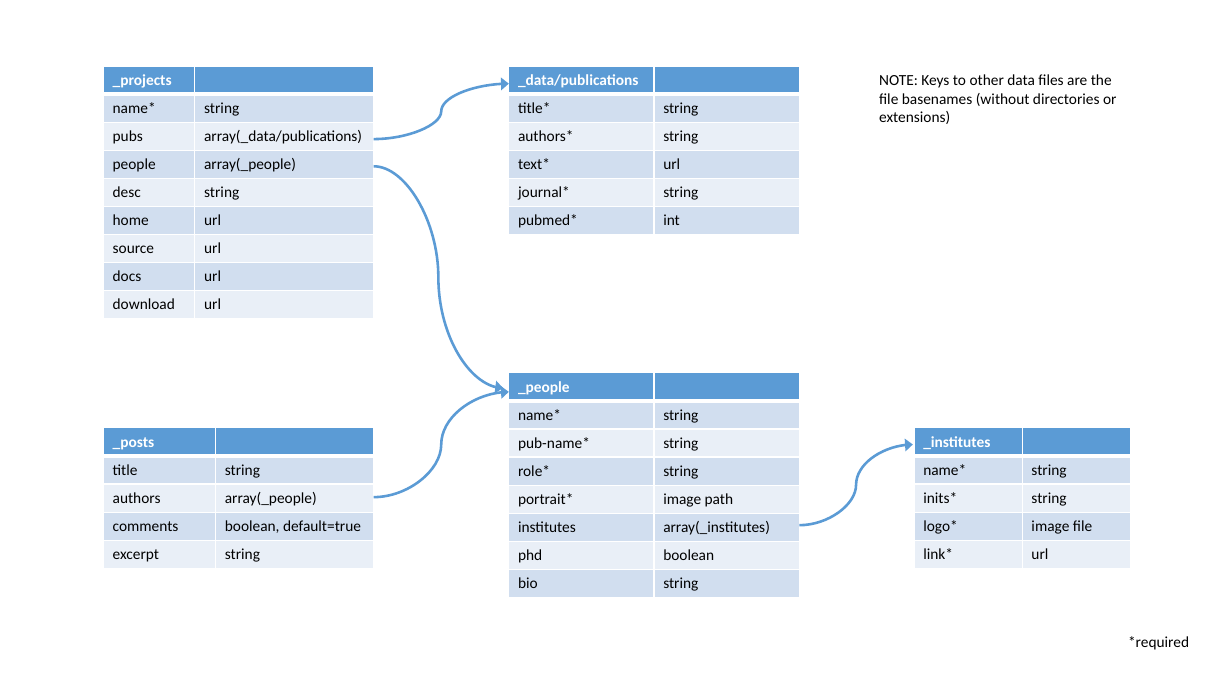
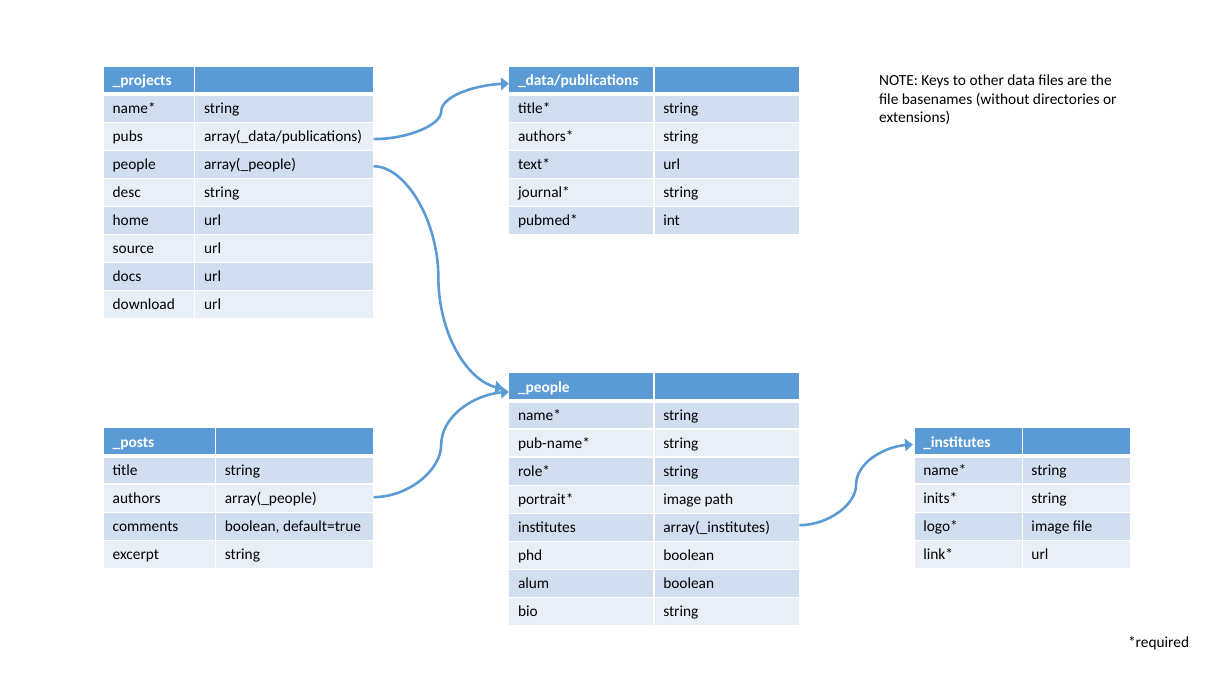
Before and after one commit to GenomeInformatics/genomeinformatics.github.io, a slide deck: slide 1 of schema.pptx. Drawn at 1232x693 pixels with LibreOffice and Linux fonts; fonts in the diff are those of the drawing. Boxes give left, top, right and bottom in pixels: in the first picture for what was removed or moved away, otherwise in the second. Text is boxed around its words. In the diff, an @@ line names an element or a change of style, - is before the commit and + after.

```diff
--- a/schema.pptx
+++ b/schema.pptx
@@ table at [509, 373, 799, 623] @@
+row 8: alum | boolean
```
Also in this commit, not shown: 3 other files.
